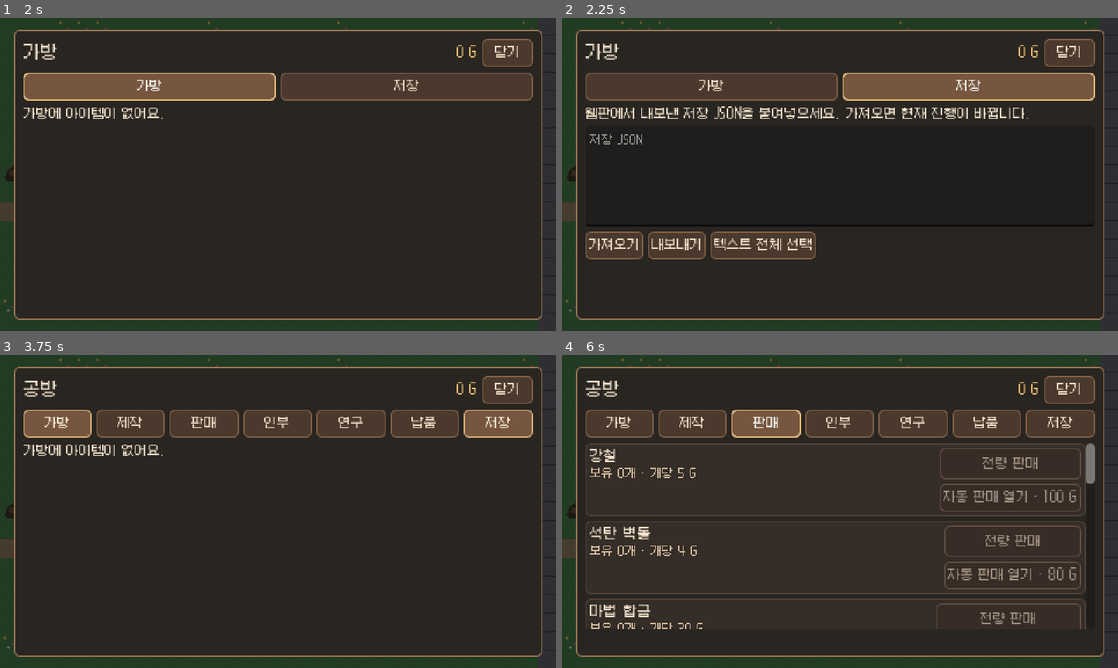
Above: before the commit, frames 1-4 (two rows, left to right).
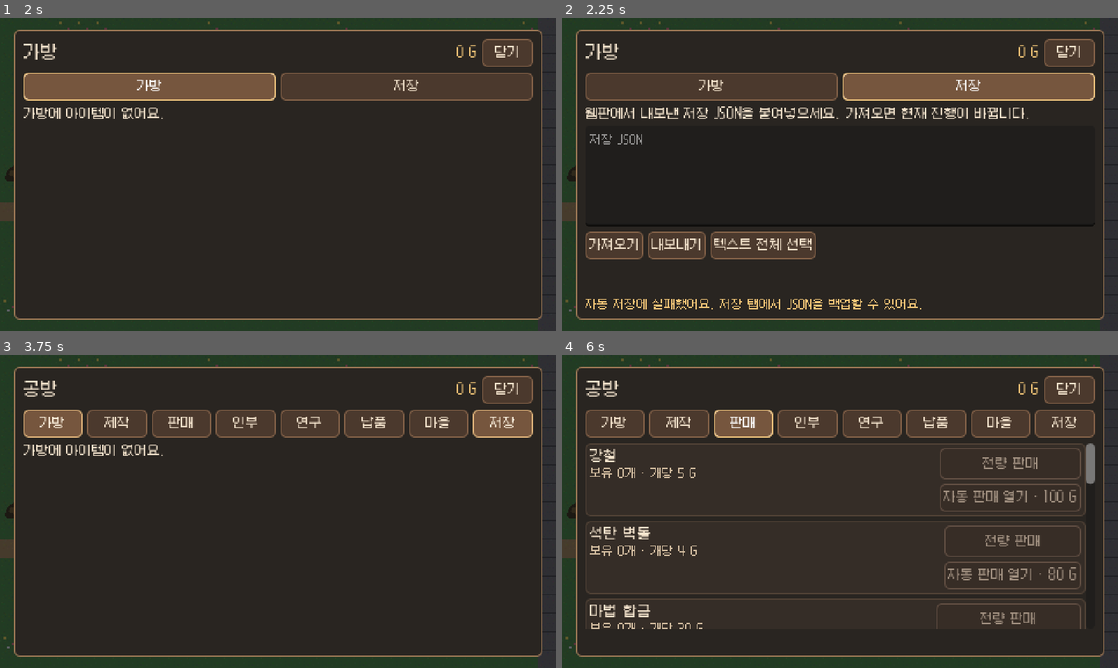
Above: after the commit, the same moments.

Repository: Bellsier/mining-workshop-godot
Game: Godot game, scene res://scenes/overworld.tscn
The game is run twice, just before and just after one commit, with the same random seed, the same clock (stepped at 60 frames per second) and the same inputs.
Inputs:
- Up to frame 1 (2 s): click "가방" at 0.5 s; click "가방" at 1.25 s
- Up to frame 2 (2.25 s): click "저장" at 2 s
- Up to frame 3 (3.75 s): click "닫기" at 2.75 s; click "공방 열기" at 3.5 s
- Up to frame 4 (6 s): click "가방" at 4.25 s; click "제작" at 5 s; click "판매" at 5.75 s

Frame 1 is identical in both runs. In frame 2, 0.6% of the frame differs, in the area x 4-65%, y 89-94%; in frame 3, 2.6%; in frame 4, 3.0%, in the area x 7-93%, y 17-27%.

Commit message:
Migrate village restoration and museum collection

Diff:
--- a/scripts/workshop.gd
+++ b/scripts/workshop.gd
@@ -5,6 +5,7 @@
 
 const Save = preload("res://scripts/workshop_save.gd")
 const Delivery = preload("res://scripts/workshop_delivery.gd")
+const Village = preload("res://scripts/workshop_village.gd")
 const CATALOG := "res://data/web_catalog.json"
 const TICK := 0.1
 
@@ -46,8 +47,10 @@
 	}
 	state.merge(source, true)
 	var legacy: Dictionary = source.get("legacy_web_save", {})
+	var legacy_run := _dictionary(legacy.get("run"))
+	state.village = Village.load_progress(source.get("village", legacy_run.get("village")))
 	if not legacy.is_empty() and not source.has("characters"):
-		var run := _dictionary(legacy.get("run"))
+		var run := legacy_run
 		var permanent := _dictionary(legacy.get("permanent"))
 		var records: Variant = run.get("characters", [])
 		if records is Array:
@@ -90,7 +93,7 @@
 			"count": row.out, "sell": row.sell, "time": row.craftTime, "remaining": state.queue.get(row.key, 0),
 			"workshop_only": row.get("workshopOnly", false), "auto_sell_cost": _auto_sell_cost(row)})
 	for row: Dictionary in data.research:
-		research.append({"id": row.key, "name": row.name, "cost": row.cost, "requires": row.requires, "description": row.desc})
+		research.append({"id": row.key, "name": row.name, "cost": _research_cost(row), "requires": row.requires, "description": row.desc})
 	for row: Dictionary in data.sites:
 		sites.append({"id": row.key, "name": row.name, "cost": {"gold": row.unlockCost, "products": row.unlockProducts},
 			"unlocked": state.unlocked_sites.get(row.key, false)})
@@ -100,7 +103,7 @@
 		"owned_workers": assigned, "worker_details": workers, "tickets": state.tickets, "research": research,
 		"completed_research": state.completed_research, "stats": state.stats, "automation": state.automation,
 		"sites": sites, "upgrades": _upgrade_options(), "deliveries": Delivery.offers(data, state),
-		"reputation": Delivery.reputation(data, state), "save_error": _save_error}
+		"reputation": Delivery.reputation(data, state), "village": Village.snapshot(data, state.village), "save_error": _save_error}
 
 func is_resource_open(id: String) -> bool:
 	var resource: Dictionary = _tables.resources.get(id, {})
@@ -111,7 +114,8 @@
 		return _reject("먼저 채굴 지대를 해금하세요.")
 	var amount := (float(_tables.resources[id].base) + float(state.facility.get(id, 0))) * _multiplier()
 	_add(id, amount)
-	return _updated("%s +%s" % [_label(id), _quantity(amount)])
+	var relic_found := Village.mine(data, state.village, id)
+	return _updated("%s +%s%s" % [_label(id), _quantity(amount), " · 미감정 유물 발견" if relic_found else ""])
 
 func craft(id: String) -> bool:
 	if not _start_craft(id):
@@ -189,10 +193,52 @@
 	for required: String in row.requires:
 		if not state.completed_research.get(required, false):
 			return _reject("선행 연구가 필요해요.")
-	if not _pay(row.cost):
+	if not _pay(_research_cost(row)):
 		return _reject("연구 비용이 부족해요.")
 	state.completed_research[id] = true
 	return _updated("연구 완료 · " + row.name)
+
+func _research_cost(row: Dictionary) -> Dictionary:
+	var cost: Dictionary = row.cost.duplicate()
+	var discount := Village.research_discount(data, state.village)
+	cost.gold = ceili(float(cost.get("gold", 0)) * (100 - discount) / 100.0)
+	return cost
+
+func restore_facility(id: String) -> bool:
+	var step := Village.next_stage(data, state.village, id)
+	if step.is_empty():
+		return _reject("선행 복구가 필요하거나 이미 운영 중이에요.")
+	if not _pay(step.cost):
+		return _reject("시설 복구 비용이 부족해요.")
+	state.village.stage[id] = int(state.village.stage.get(id, 0)) + 1
+	return _updated("%s · %s 완료" % [data.village.FACILITIES[id].name, step.name])
+
+func appraise_relic(_id: String) -> bool:
+	var relic := Village.appraise(data, state.village)
+	if relic.is_empty():
+		return _reject("감정소 복구 상태와 유물 수를 확인하세요.")
+	return _updated("유물 감정 · " + relic.name)
+
+func donate_relic(id: String) -> bool:
+	var village: Dictionary = state.village
+	if not Village.is_open(data, village, "museum") or id in village.donated or int(village.owned.get(id, 0)) <= 0:
+		return _reject("기증할 새 유물이 없어요.")
+	for relic: Dictionary in data.village_relics:
+		if relic.key == id:
+			village.owned[id] -= 1
+			village.donated.append(id)
+			return _updated("박물관 기증 · " + relic.name)
+	return false
+
+func donate_specimen(id: String) -> bool:
+	var village: Dictionary = state.village
+	if not Village.is_open(data, village, "museum") or id in Village.specimen_keys(village):
+		return false
+	for specimen: Dictionary in data.village_specimens:
+		if specimen.key == id and _pay({"products": {id: specimen.qty}}):
+			village.specimens.append({"key": id, "at": int(Time.get_unix_time_from_system() * 1000)})
+			return _updated("박물관 기증 · " + _label(id))
+	return _reject("기증할 표본 수가 부족해요.")
 
 func open_site(id: String) -> bool:
 	var row: Dictionary = _tables.sites.get(id, {})
--- a/scripts/workshop_hud.gd
+++ b/scripts/workshop_hud.gd
@@ -1,9 +1,9 @@
 extends CanvasLayer
 ## Inventory is available anywhere. The world controller opens the full menu at the workshop.
 
-enum { TAB_INVENTORY, TAB_CRAFT, TAB_SELL, TAB_WORKERS, TAB_RESEARCH, TAB_DELIVERY, TAB_SAVE }
-
-const TABS := ["가방", "제작", "판매", "인부", "연구", "납품", "저장"]
+enum { TAB_INVENTORY, TAB_CRAFT, TAB_SELL, TAB_WORKERS, TAB_RESEARCH, TAB_DELIVERY, TAB_VILLAGE, TAB_SAVE }
+
+const TABS := ["가방", "제작", "판매", "인부", "연구", "납품", "마을", "저장"]
 const PAPER := Color("f5e5ce")
 const MUTED := Color("d3bda0")
 
@@ -315,6 +315,7 @@
 			_render_sites(state.get("sites", []), inventory, gold)
 			_render_upgrades(state.get("upgrades", []), inventory, gold)
 		TAB_DELIVERY: _render_deliveries(state.get("deliveries", state.get("delivery_offers", [])), int(state.get("reputation", 0)))
+		TAB_VILLAGE: _render_village(state.get("village", {}), inventory, gold)
 		TAB_SAVE: _render_save()
 	if _rows.get_child_count() == 0:
 		_rows.add_child(_label("가방에 아이템이 없어요." if _active_tab == TAB_INVENTORY else "지금 가능한 항목이 없어요.", 11))
@@ -344,6 +345,7 @@
 			return JSON.stringify([visible_quantities, automation, completed, remaining])
 		TAB_SELL: return JSON.stringify([visible_quantities, automation, gold])
 		TAB_RESEARCH: return JSON.stringify([visible_quantities, completed, state.get("sites", []), state.get("upgrades", []), gold])
+		TAB_VILLAGE: return JSON.stringify([visible_quantities, state.get("village", {}), gold])
 	return str(_active_tab)
 
 func _render_inventory(inventory: Dictionary) -> void:
@@ -506,6 +508,39 @@
 		var needs: Dictionary = cost.get("products", {})
 		var details := "%d G" % money if needs.is_empty() else _describe_items(needs)
 		_add_row(title, details, "강화", "upgrade", upgrade.id, gold >= money and _has_items(inventory, needs))
+
+func _render_village(village: Dictionary, inventory: Dictionary, gold: int) -> void:
+	if village.is_empty():
+		return
+	for facility: Dictionary in village.facilities:
+		var step: Dictionary = facility.step
+		if step.is_empty():
+			var caption := str(facility.stage) if facility.open else "감정소를 먼저 복구하세요."
+			_add_row(facility.name, caption)
+			continue
+		var money := int(step.cost.get("gold", 0))
+		var needs: Dictionary = step.cost.get("products", {})
+		var cost_text := "%d G" % money
+		if not needs.is_empty():
+			cost_text += " · " + _describe_items(needs)
+		_add_row(facility.name, cost_text, step.name, "restore_facility", facility.id, gold >= money and _has_items(inventory, needs))
+	_add_row("미감정 유물", "%d개 보유" % village.unidentified, "감정", "appraise_relic", "appraiser", village.can_appraise)
+	if village.museum:
+		_rows.add_child(_label("박물관 전시 %d / %d" % [village.donations, village.total], 12))
+		if int(village.discount) > 0:
+			_rows.add_child(_label("연구 비용 %d%% 할인" % village.discount, 10))
+	for relic: Dictionary in village.relics:
+		if relic.donated:
+			_add_row(relic.name, "전시 중")
+		else:
+			_add_row(relic.name, "%d개 보유" % relic.quantity, "기증", "donate_relic", relic.id, village.museum and relic.quantity > 0)
+	for specimen: Dictionary in village.specimens:
+		var title := _name_for(specimen.id) + " 표본"
+		if specimen.donated:
+			_add_row(title, "전시 중")
+		else:
+			_add_row(title, "%d개 필요" % specimen.quantity, "기증", "donate_specimen", specimen.id,
+				float(inventory.get(specimen.id, 0)) >= float(specimen.quantity))
 
 func _render_save() -> void:
 	if not _workshop.has_method("import_save"):
--- /dev/null
+++ b/scripts/workshop_village.gd
@@ -0,0 +1,109 @@
+extends RefCounted
+
+static func load_progress(source: Variant) -> Dictionary:
+	var input: Dictionary = source if source is Dictionary else {}
+	var result := {"stage": {}, "unidentified": 0, "digProgress": 0, "appraised": 0,
+		"owned": {}, "codex": [], "donated": [], "specimens": []}
+	for key: String in result:
+		var value: Variant = input.get(key)
+		if value is Dictionary and result[key] is Dictionary:
+			result[key] = value.duplicate(true)
+		elif value is Array and result[key] is Array:
+			result[key] = value.duplicate(true)
+		elif (value is int or value is float) and result[key] is int:
+			result[key] = maxi(0, int(value))
+	return result
+
+static func is_open(data: Dictionary, progress: Dictionary, id: String) -> bool:
+	var facility: Dictionary = data.village.FACILITIES.get(id, {})
+	return not facility.is_empty() and int(progress.stage.get(id, 0)) >= facility.stages.size()
+
+static func next_stage(data: Dictionary, progress: Dictionary, id: String) -> Dictionary:
+	var facility: Dictionary = data.village.FACILITIES.get(id, {})
+	if facility.is_empty() or is_open(data, progress, id):
+		return {}
+	var requirement: Variant = facility.get("requires")
+	if requirement is String and not is_open(data, progress, requirement):
+		return {}
+	return facility.stages[clampi(int(progress.stage.get(id, 0)), 0, facility.stages.size() - 1)]
+
+static func mine(data: Dictionary, progress: Dictionary, id: String, beyond := false) -> bool:
+	var rules: Dictionary = data.village.RELIC
+	if int(progress.unidentified) >= int(rules.MAX_UNIDENTIFIED):
+		return false
+	var step := int(rules.RELIC_VEIN_STEP if id == "relic" else rules.BEYOND_STEP if beyond else rules.STEP)
+	progress.digProgress += step
+	if progress.digProgress < rules.EVERY:
+		return false
+	progress.digProgress -= int(rules.EVERY)
+	progress.unidentified += 1
+	return true
+
+static func appraise(data: Dictionary, progress: Dictionary) -> Dictionary:
+	if not is_open(data, progress, "appraiser") or progress.unidentified <= 0:
+		return {}
+	var weights: Array[int] = []
+	var total := 0
+	for relic: Dictionary in data.village_relics:
+		var weight := int(relic.weight) * (1 if relic.key in progress.codex else int(data.village.RELIC.NEW_BOOST))
+		weights.append(weight)
+		total += weight
+	var roll := _hash_01(progress.appraised) * total
+	for index: int in weights.size():
+		roll -= weights[index]
+		if roll < 0.0:
+			var relic: Dictionary = data.village_relics[index]
+			progress.unidentified -= 1
+			progress.appraised += 1
+			progress.owned[relic.key] = int(progress.owned.get(relic.key, 0)) + 1
+			if relic.key not in progress.codex:
+				progress.codex.append(relic.key)
+			return relic
+	return {}
+
+static func specimen_keys(progress: Dictionary) -> Array[String]:
+	var keys: Array[String] = []
+	for row in progress.specimens:
+		if row is Dictionary and row.get("key") is String and row.key not in keys:
+			keys.append(row.key)
+	return keys
+
+static func research_discount(data: Dictionary, progress: Dictionary) -> int:
+	var discount := 0
+	var count: int = progress.donated.size() + specimen_keys(progress).size()
+	for reward: Dictionary in data.village_museum_rewards:
+		if reward.type == "research" and count >= int(reward.need):
+			discount = maxi(discount, int(reward.percent))
+	return discount
+
+static func snapshot(data: Dictionary, progress: Dictionary) -> Dictionary:
+	var facilities: Array = []
+	var relics: Array = []
+	var specimens: Array = []
+	var specimen_ids := specimen_keys(progress)
+	var museum := is_open(data, progress, "museum")
+	for id: String in data.village.ORDER:
+		var facility: Dictionary = data.village.FACILITIES[id]
+		var stage := clampi(int(progress.stage.get(id, 0)), 0, facility.stages.size())
+		var step := next_stage(data, progress, id)
+		facilities.append({"id": id, "name": facility.name, "stage": data.village.STAGE_NAMES[stage],
+			"step": step, "open": is_open(data, progress, id)})
+	for relic: Dictionary in data.village_relics:
+		if relic.key in progress.codex or relic.key in progress.donated:
+			relics.append({"id": relic.key, "name": relic.name, "quantity": progress.owned.get(relic.key, 0),
+				"donated": relic.key in progress.donated})
+	if museum:
+		for specimen: Dictionary in data.village_specimens:
+			specimens.append({"id": specimen.key, "quantity": specimen.qty, "donated": specimen.key in specimen_ids})
+	return {"facilities": facilities, "can_appraise": is_open(data, progress, "appraiser") and progress.unidentified > 0,
+		"unidentified": progress.unidentified, "relics": relics, "specimens": specimens, "museum": museum,
+		"donations": progress.donated.size() + specimen_ids.size(), "total": data.village_relics.size() + data.village_specimens.size(),
+		"discount": research_discount(data, progress)}
+
+static func _hash_01(value: int) -> float:
+	var bits := _multiply_32((value + 1) ^ 0x9e3779b9, 2654435761)
+	bits = _multiply_32(bits ^ (bits >> 15), 2246822519)
+	return float(bits ^ (bits >> 13)) / 4294967296.0
+
+static func _multiply_32(a: int, b: int) -> int:
+	return (((a & 0xffff) * b) + ((((a >> 16) & 0xffff) * (b & 0xffff)) << 16)) & 0xffffffff
--- a/tools/workshop_migration_test.gd
+++ b/tools/workshop_migration_test.gd
@@ -56,6 +56,16 @@
 	_expect(game.upgrade("facility:iron") and game.state.facility.iron == 1, "mining upgrade")
 	_expect(not game.upgrade("facility:plasma"), "locked resource upgrade")
 	_expect(game.upgrade("craft_facility") and game.state.craft_facility == 2, "craft facility upgrade")
+	game.state.gold = 10000.0
+	game.state.inventory.merge({"steel": 50.0, "coalBrick": 4.0, "ironTool": 5.0, "iron": 30.0}, true)
+	_expect(not game.restore_facility("museum"), "museum needs appraiser")
+	_expect(game.restore_facility("appraiser") and game.restore_facility("appraiser"), "appraiser restoration")
+	_expect(game.appraise_relic("appraiser") and game.state.village.codex.size() == 1, "manual mining relics and appraisal")
+	_expect(game.restore_facility("museum") and game.restore_facility("museum"), "museum restoration")
+	if not game.state.village.codex.is_empty():
+		var relic: String = game.state.village.codex[0]
+		_expect(game.donate_relic(relic) and not game.donate_relic(relic), "unique relic donations")
+	_expect(game.donate_specimen("iron") and not game.donate_specimen("iron"), "unique specimen donations")
 	var saved := game.export_save()
 	_expect(not saved.is_empty(), "export save")
 	_expect(game.import_save(saved) and game.state.characters.size() == 1, "save roundtrip")
